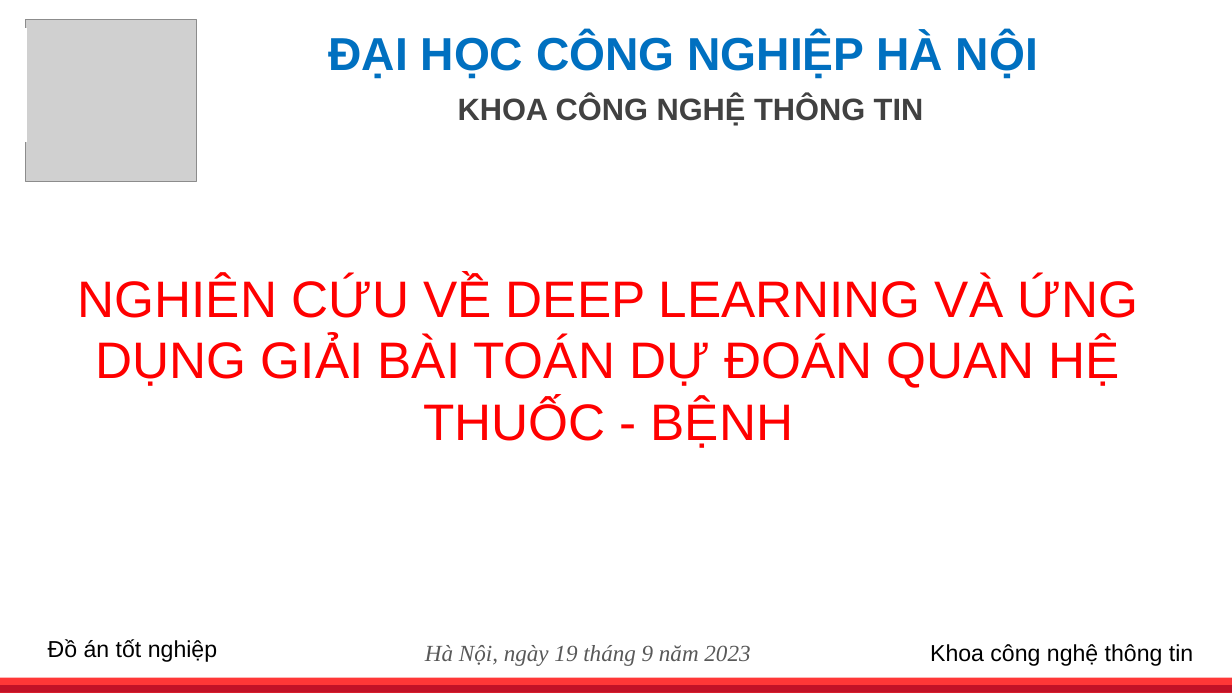
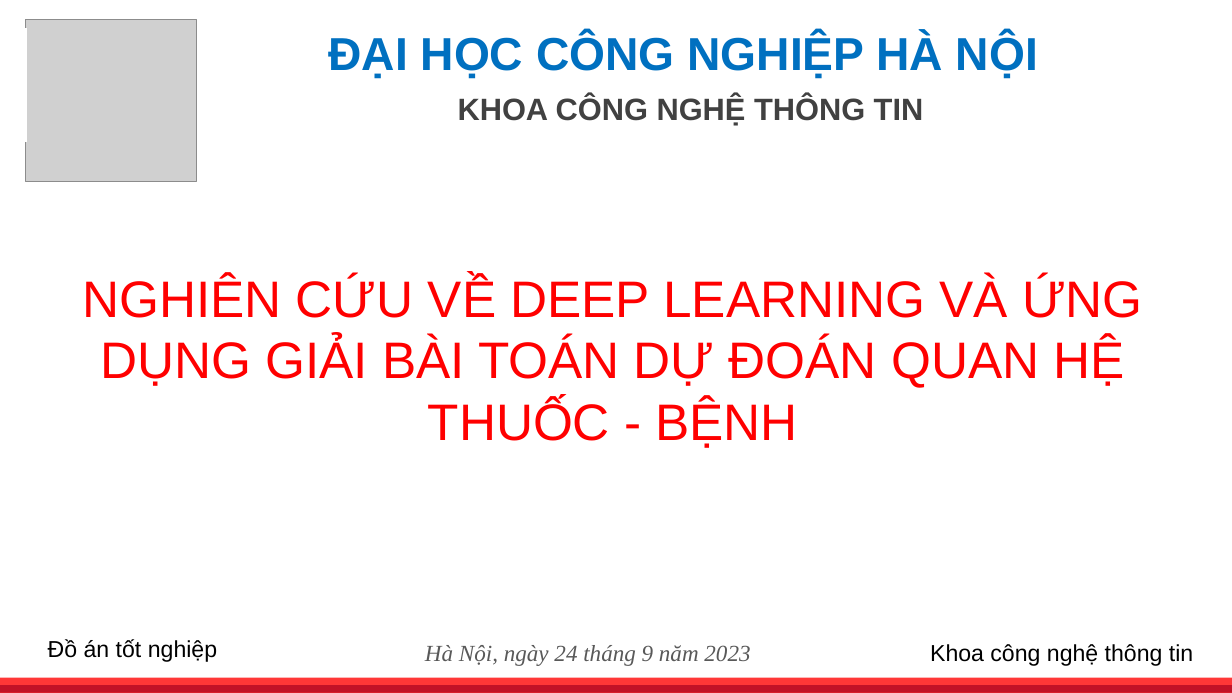
Before and after one commit to huyphamngoc98nb/do_an_dai_hoc2023, a slide deck: slide 2 of HTTT_1141260130_PhamNgocHuy_DAK14_HKP.pptx. Drawn at 1232x693 pixels with LibreOffice and Linux fonts; fonts in the diff are those of the drawing; grey boxes stand for pictures. Boxes give left, top, right and bottom in pixels: in the first picture for what was removed or moved away, otherwise in the second. Text is boxed around its words. In the diff, an @@ line names an element or a change of style, - is before the commit and + after.

```diff
--- a/HTTT_1141260130_PhamNgocHuy_DAK14_HKP.pptx
+++ b/HTTT_1141260130_PhamNgocHuy_DAK14_HKP.pptx
@@ text "NGHIÊN CỨU VỀ DEEP LEARNING ...": place and size @@
-text "NGHIÊN CỨU VỀ DEEP LEARNING ..." at <box>78,276,1139,448</box>
+text "NGHIÊN CỨU VỀ DEEP LEARNING ..." at <box>82,276,1143,448</box>
@@ text at <box>425,645,750,666</box>: text changed @@
-Hà Nội, ngày 19 tháng 9 năm 2023
+Hà Nội, ngày 24 tháng 9 năm 2023
```
Also in this commit, not shown: 2 other slides changed, 4 other files.
